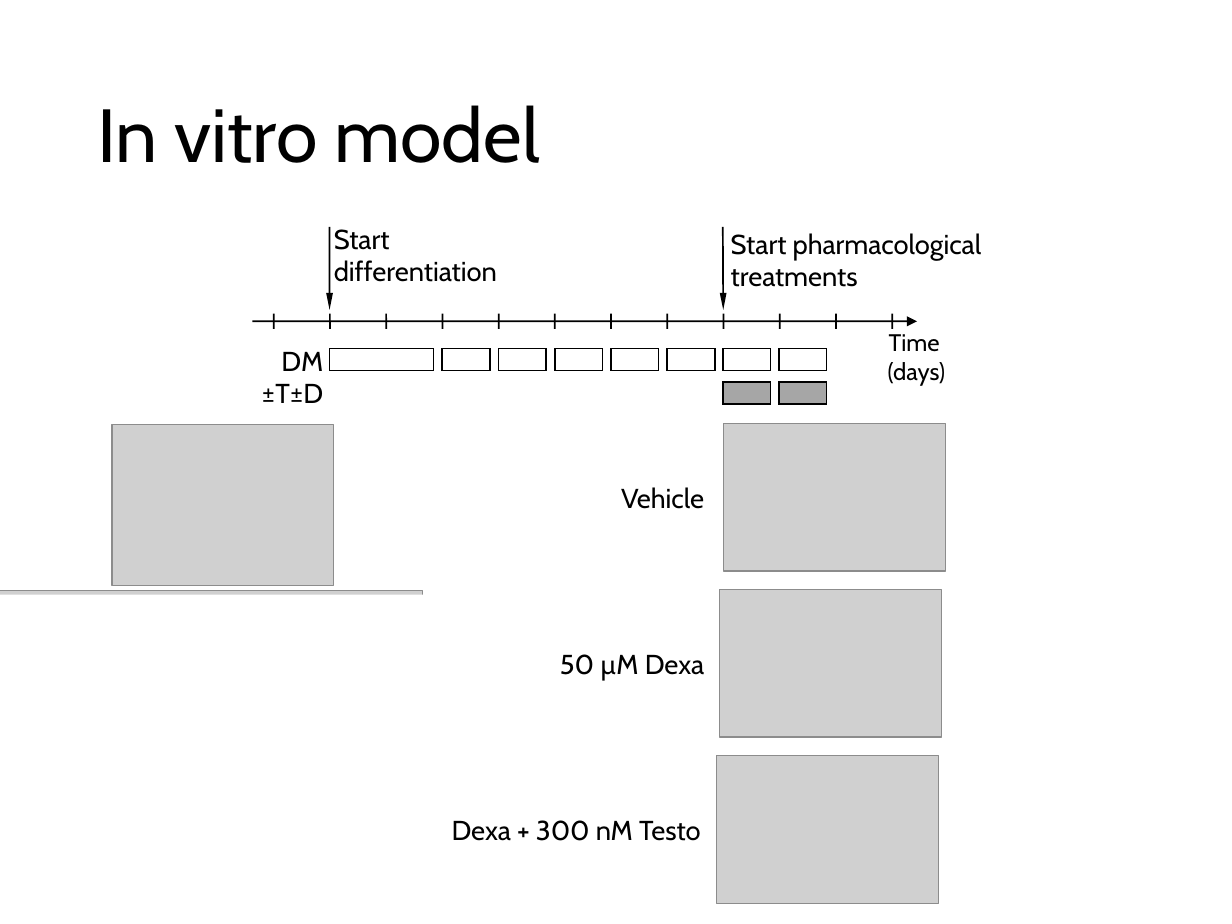
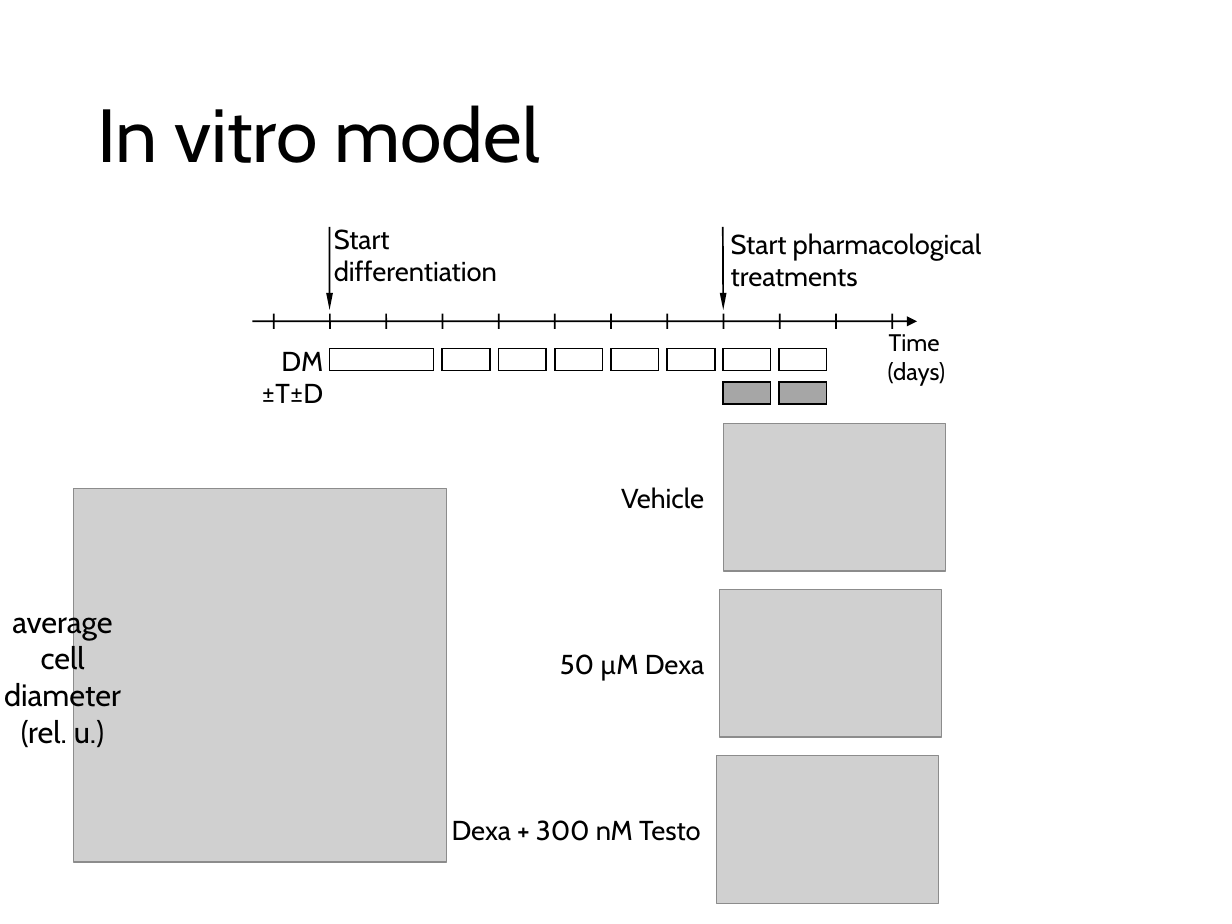
Before and after one commit to nvalexander/dissertation, a slide deck: slide 22 of defense.pptx (slide 21 before the commit). Drawn at 1232x924 pixels with LibreOffice and Linux fonts; fonts in the diff are those of the drawing; grey boxes stand for pictures. Boxes give left, top, right and bottom in pixels: in the first picture for what was removed or moved away, otherwise in the second. Text is boxed around its words. In the diff, an @@ line names an element or a change of style, - is before the commit and + after.

```diff
--- a/defense.pptx
+++ b/defense.pptx
@@ picture removed at [112,425,334,585] @@
@@ picture: place and size @@
-picture at [0,591,423,887]
+picture at [74,489,447,862]
@@ rectangle removed at [0,595,445,922] @@
@@ text removed at [131,591,322,594] @@
-Undifferentiated
@@ text added at [4,606,121,748], 18 pt, text #000000 @@
+average cell diameter (rel. u.)
```
Also in this commit, not shown: 3 slides added, 2 slides removed, 3 other files.
